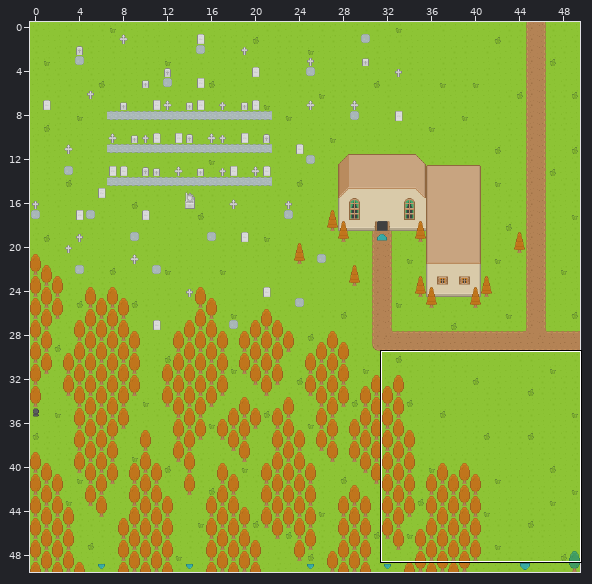
Tiled map, stored at client/maps/The Graveyard.tmx. The first picture is a wide view before the edit; the outline marks the close-up.
Close-up. Before:
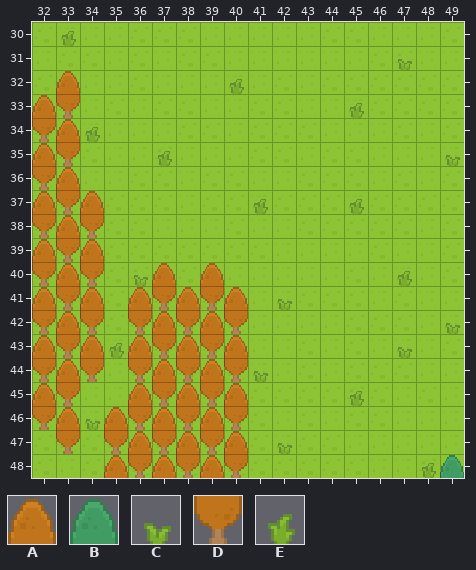
Cells are 16x16 px. Shown: x 32..49, y 30..48. The commit also changed other parts of the map, which this record leaves out.
Key: from "roguelikeSheet": A 874, B 875, C 882, D 960, E 968.
_ is an empty cell.
Layers that did not change in this view are not listed.
Layer "Deco0" before, first column x 32:
30 _E________________
31 _______________C__
32 ________E_________
33 _D___________E____
34 DAE_______________
35 AD___E___________C
36 DA________________
37 AD_______E___E____
38 DAD_______________
39 ADA_______________
40 DAD_C__________E__
41 ADA__D_D__C_______
42 DAD_DADAD________C
43 ADAEADADA______C__
44 DAD_DADADC________
45 AD__ADADA____E____
46 DAC_DADAD_________
47 _D_DADADA_C_______
48 ___ADADAD_______E_
Layer "Above0" before, first column x 32:
30 __________________
31 __________________
32 _A________________
33 A_________________
34 __________________
35 __________________
36 __________________
37 __A_______________
38 __________________
39 __________________
40 _____A_A__________
41 ____A_A_A_________
42 __________________
43 __________________
44 __________________
45 __________________
46 ___A______________
47 __________________
48 _________________B
After the commit:
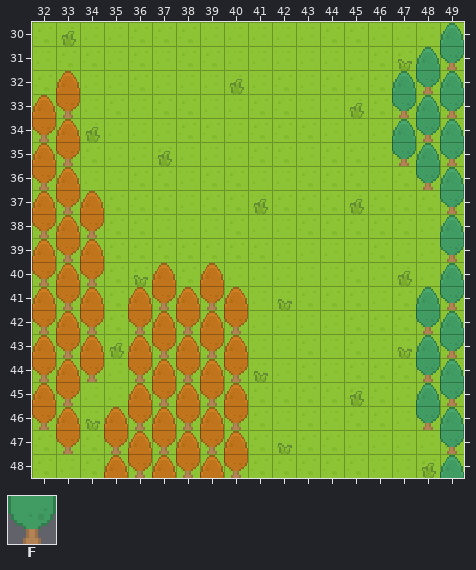
Further tiles: from "roguelikeSheet": F 961.
The edit:
Changed rows in their new state; . is an unchanged cell.
Layer "Deco0":
first column x 47:
31 ..F
32 .FB
33 FBF
34 BFB
35 FBF
36 .FB
37 ..F
38 ..B
39 ..F
40 ..B
41 ..F
42 .FB
43 .BF
44 .FB
45 .BF
46 .FB
47 ..F
Layer "Above0":
first column x 47:
30 ..B
31 .B.
32 B..
first column x 48:
41 B
Changed places in both close-ups, as pixel boxes (x1, y1, x2, y2):
changed: (392, 23, 464, 454)
